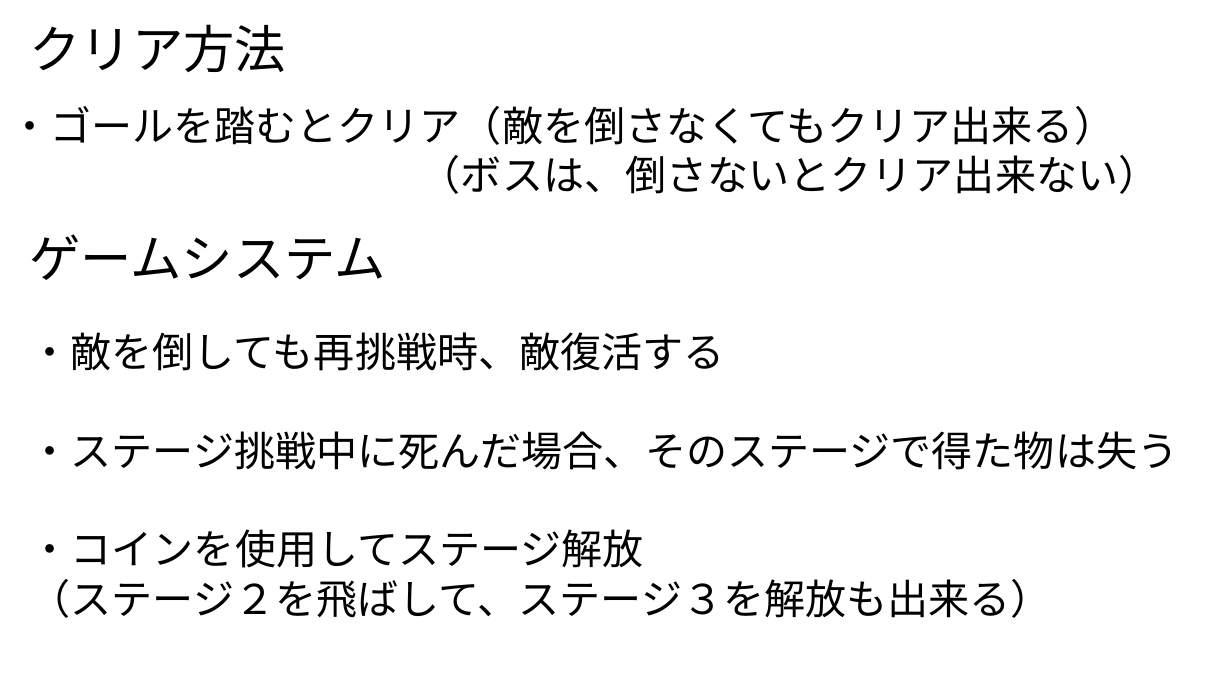
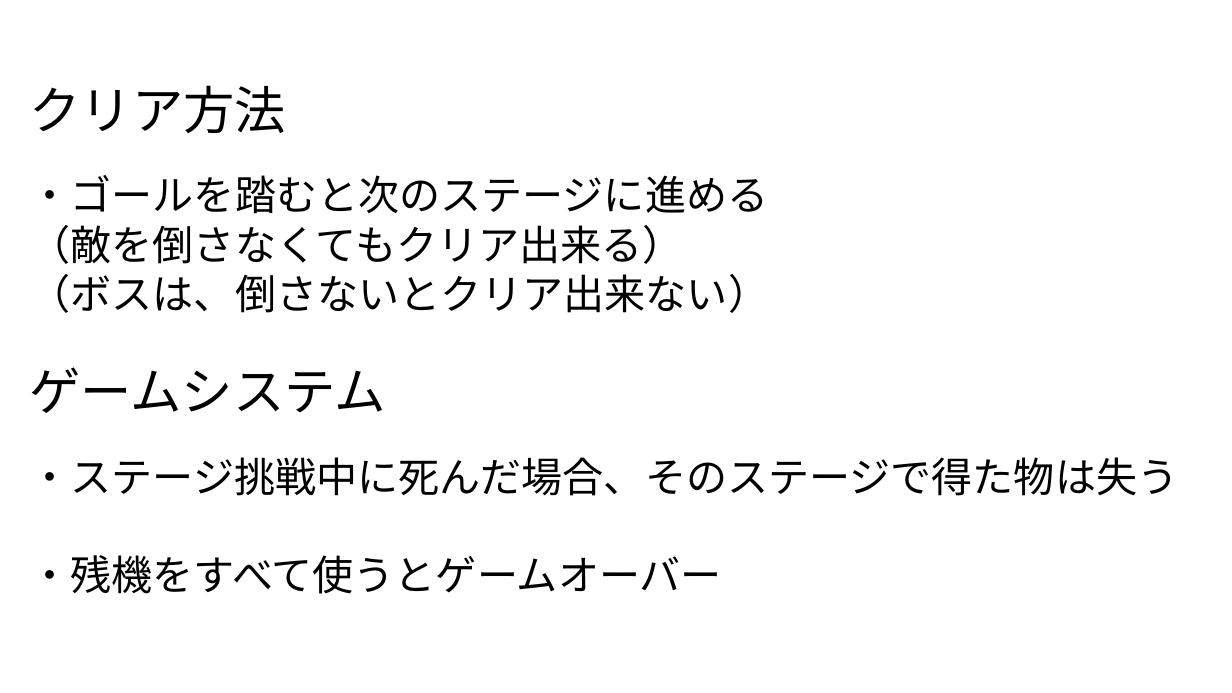
Before and after one commit to egawa110/unitykamo, a slide deck: slide 8 of 企画書.pptx. Drawn at 1232x693 pixels with LibreOffice and Linux fonts; fonts in the diff are those of the drawing. Boxes give left, top, right and bottom in pixels: in the first picture for what was removed or moved away, otherwise in the second. Text is boxed around its words. In the diff, an @@ line names an element or a change of style, - is before the commit and + after.

```diff
--- a/企画書.pptx
+++ b/企画書.pptx
@@ text "クリア方法": place and size @@
-text "クリア方法" at box(30, 24, 286, 72)
+text "クリア方法" at box(30, 85, 286, 133)
@@ text "・ゴールを踏むと次のステージに進める": place and size @@
-text "・ゴールを踏むと次のステージに進める" at box(9, 106, 1159, 194)
+text "・ゴールを踏むと次のステージに進める" at box(30, 175, 769, 313)
@@ text at box(30, 175, 769, 264): text changed @@
-・ゴールを踏むとクリア（敵を倒さなくてもクリア出来る）
+・ゴールを踏むと次のステージに進める
+（敵を倒さなくてもクリア出来る）
@@ text "ゲームシステム": place and size @@
-text "ゲームシステム" at box(30, 234, 386, 280)
+text "ゲームシステム" at box(30, 367, 386, 413)
@@ text at box(30, 332, 725, 371): paragraph removed @@
-・敵を倒しても再挑戦時、敵復活する
@@ text "・ステージ挑戦中に死んだ場合、そのステージで得た物は失う": place and size @@
-text "・ステージ挑戦中に死んだ場合、そのステージで得た物は失う" at box(30, 332, 1179, 618)
+text "・ステージ挑戦中に死んだ場合、そのステージで得た物は失う" at box(30, 457, 1179, 594)
@@ text at box(30, 555, 722, 594): text changed @@
-・コインを使用してステージ解放
-（ステージ２を飛ばして、ステージ３を解放も出来る）
+・残機をすべて使うとゲームオーバー
```
Also in this commit, not shown: 6 other slides changed, 11 other files.
